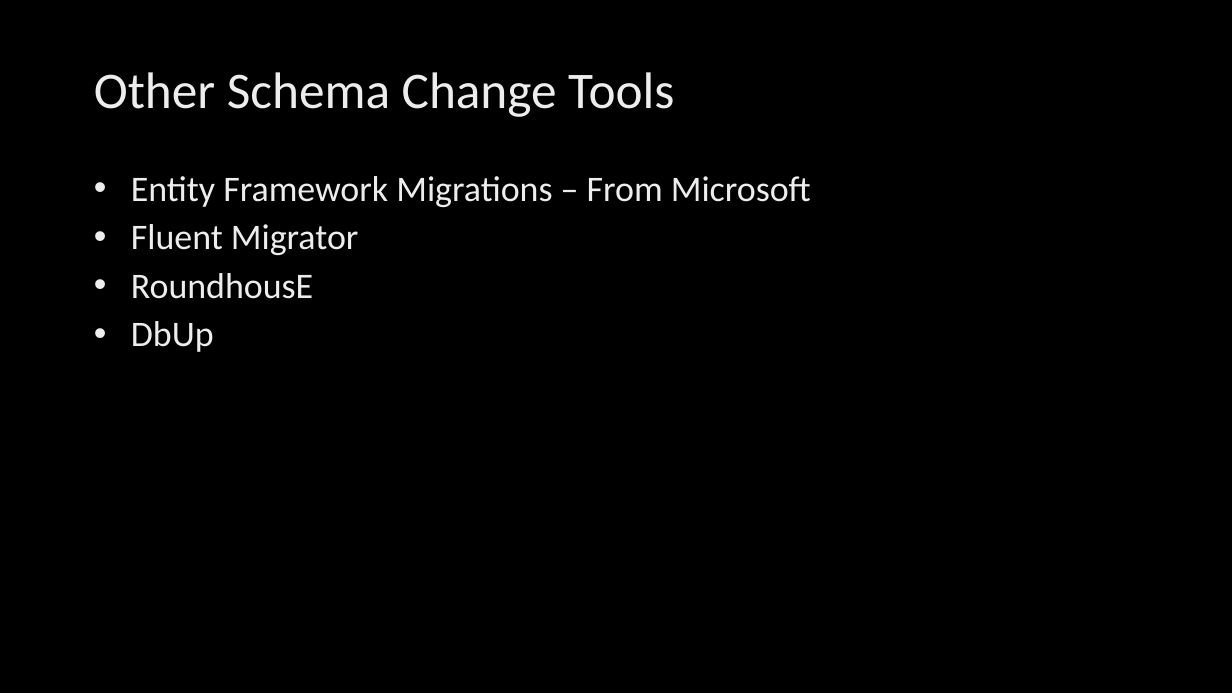
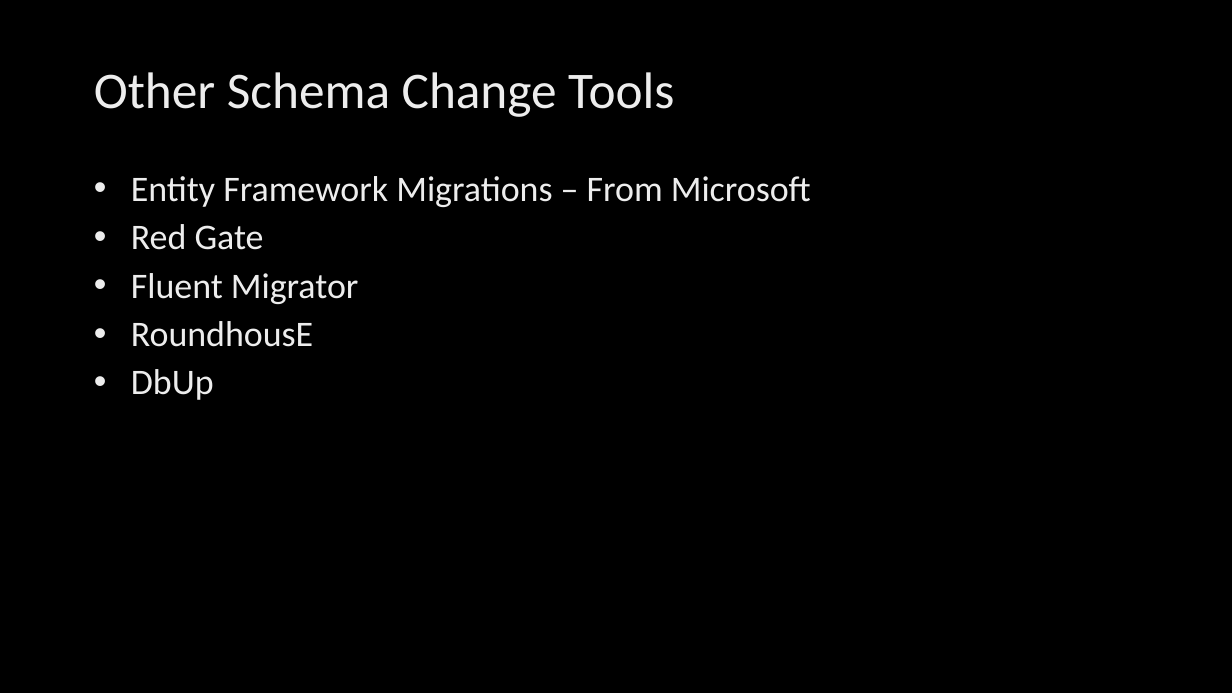
Before and after one commit to billgraziano/kcdc2018, a slide deck: slide 21 of ppt/4. Design Tips/Design Tips.pptx. Drawn at 1232x693 pixels with LibreOffice and Linux fonts; fonts in the diff are those of the drawing; background and template pictures are left out. Boxes give left, top, right and bottom in pixels: in the first picture for what was removed or moved away, otherwise in the second. Text is boxed around its words. In the diff, an @@ line names an element or a change of style, - is before the commit and + after.

```diff
--- a/ppt/4. Design Tips/Design Tips.pptx
+++ b/ppt/4. Design Tips/Design Tips.pptx
@@ text at (x1=131, y1=224, x2=264, y2=250): paragraph added @@
+• Red Gate
```
Also in this commit, not shown: 1 other slide changed, 2 other files.
